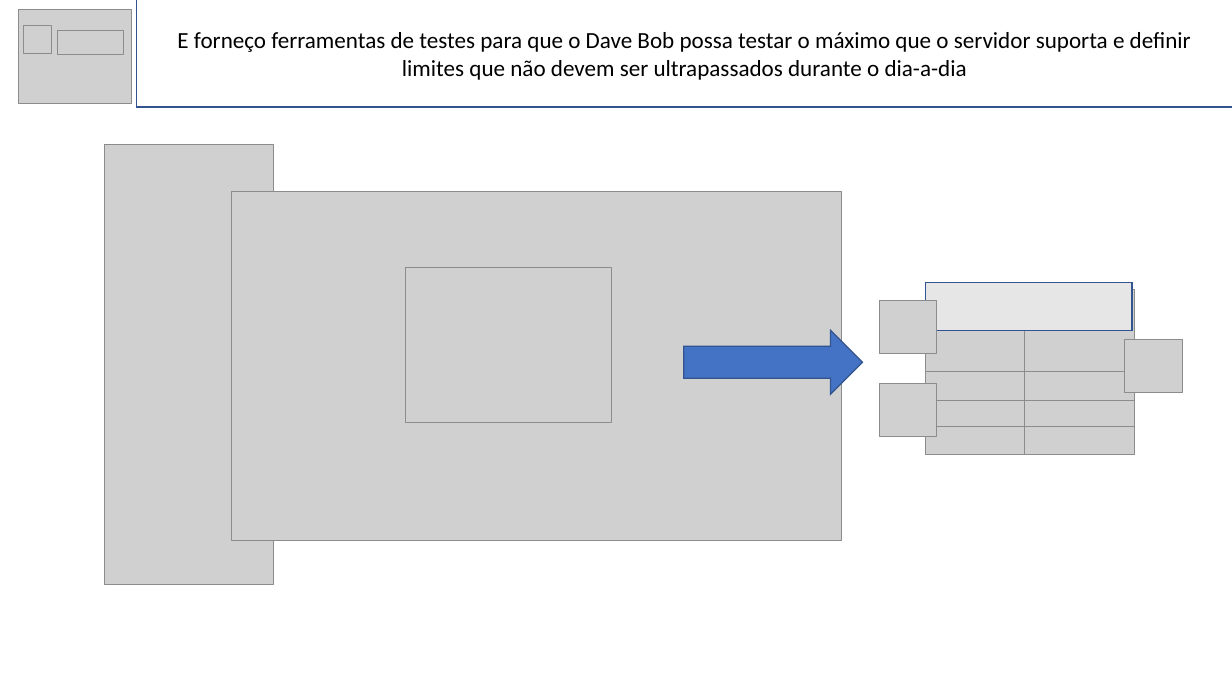
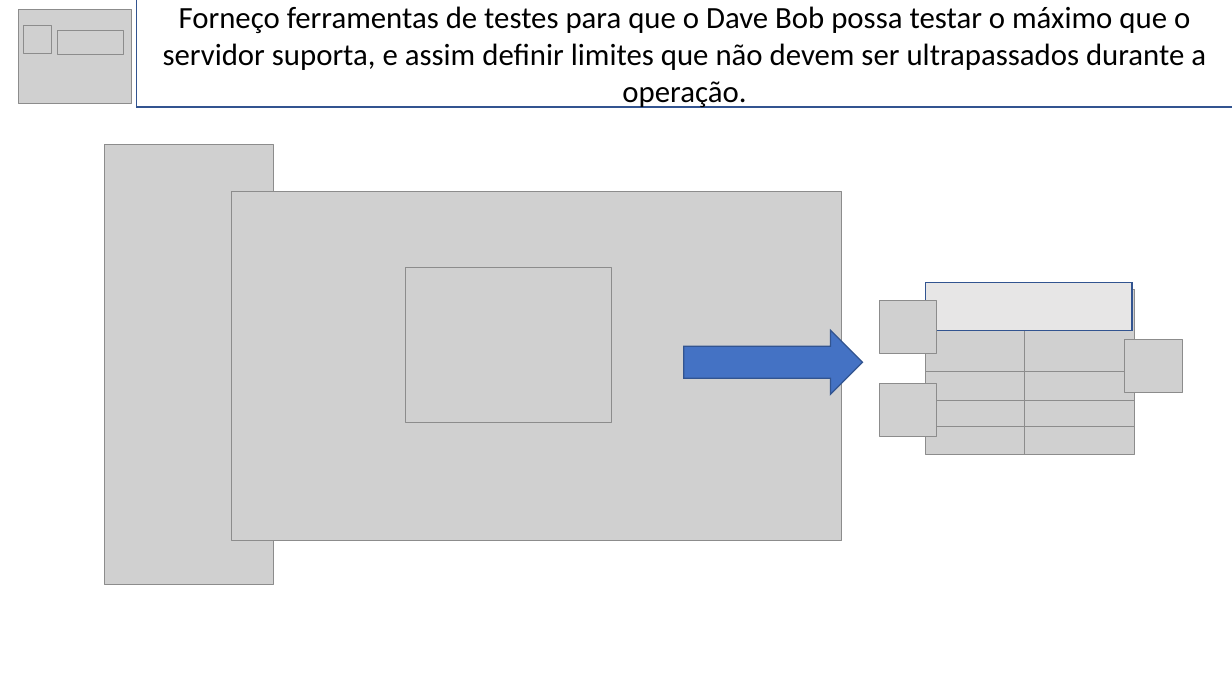
Before and after one commit to BandTec/primelloteirs, a slide deck: slide 7 of Documentacao/StoryBoard_KPRunnin'.pptx. Drawn at 1232x693 pixels with LibreOffice and Linux fonts; fonts in the diff are those of the drawing; grey boxes stand for pictures. Boxes give left, top, right and bottom in pixels: in the first picture for what was removed or moved away, otherwise in the second. Text is boxed around its words. In the diff, an @@ line names an element or a change of style, - is before the commit and + after.

```diff
--- a/Documentacao/StoryBoard_KPRunnin'.pptx
+++ b/Documentacao/StoryBoard_KPRunnin'.pptx
@@ text in rectangle at <box>163,6,1206,108</box>: text changed; size 18 to 24 pt @@
-E forneço ferramentas de testes para que o Dave Bob possa testar o máximo que o servidor suporta e definir limites que não devem ser ultrapassados durante o dia-a-dia
+Forneço ferramentas de testes para que o Dave Bob possa testar o máximo que o servidor suporta, e assim definir limites que não devem ser ultrapassados durante a operação.
```
Also in this commit, not shown: 7 other slides changed.
